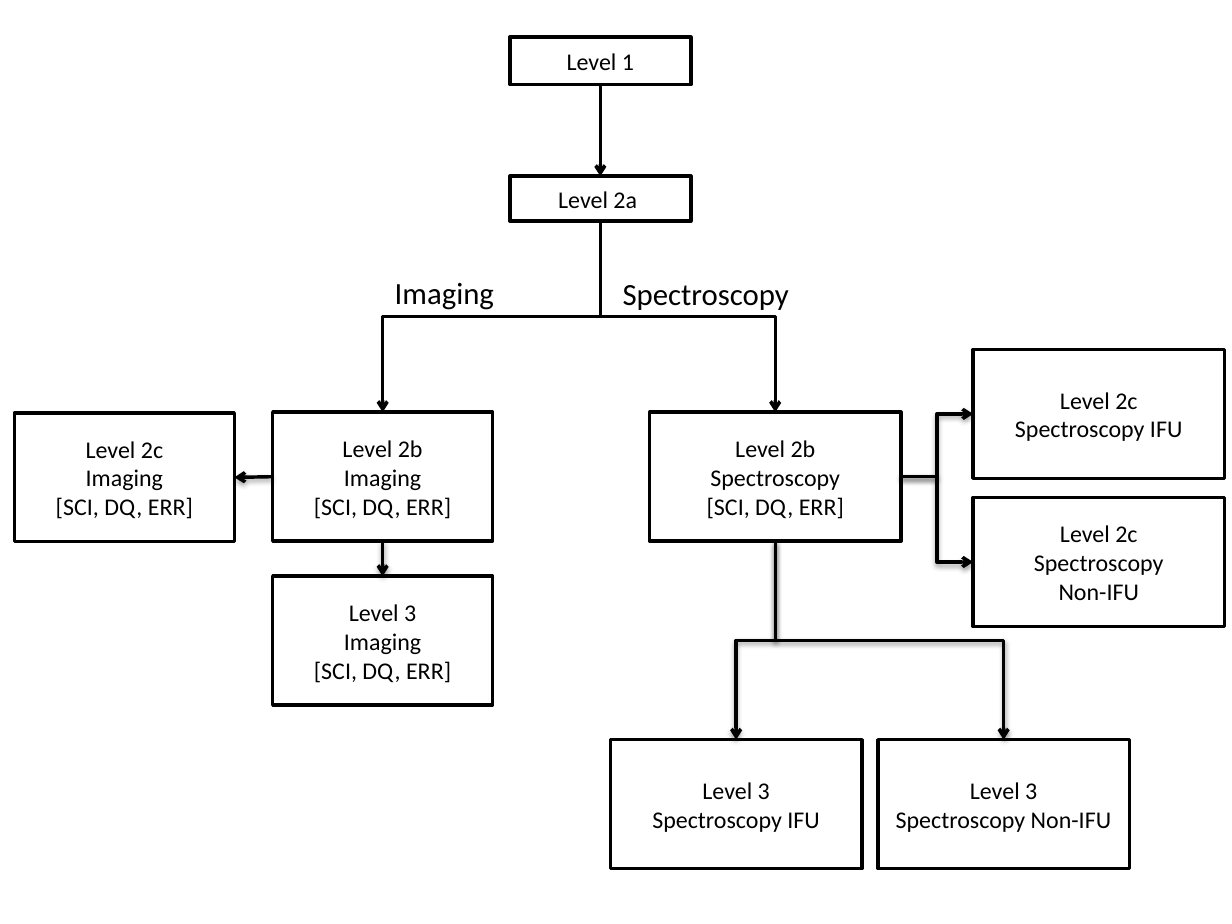
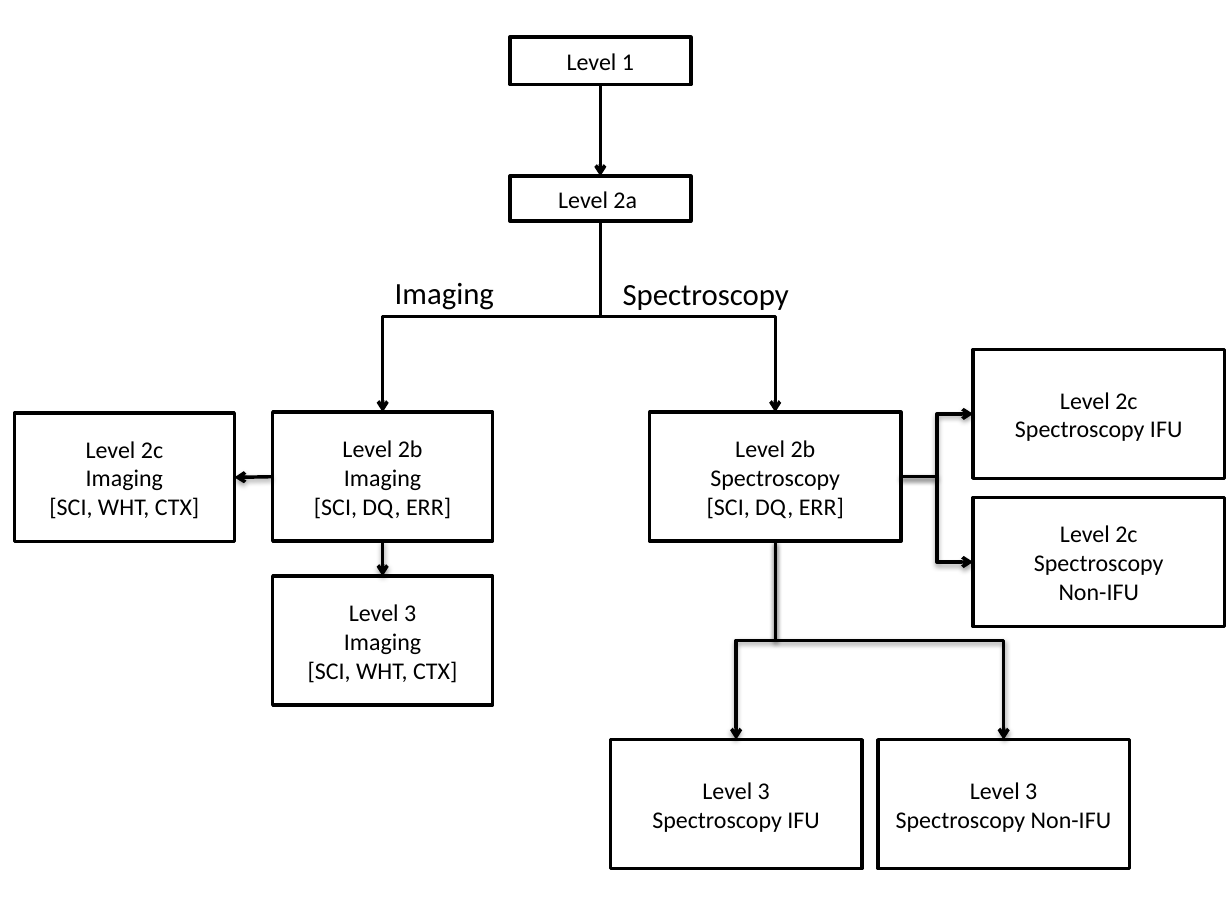
Before and after one commit to brechmos-stsci/jwst, a slide deck: slide 1 of docs/data_formats/source/images/data_format_levels.pptx. Drawn at 1232x924 pixels with LibreOffice and Linux fonts; fonts in the diff are those of the drawing. Boxes give left, top, right and bottom in pixels: in the first picture for what was removed or moved away, otherwise in the second. Text is boxed around its words. In the diff, an @@ line names an element or a change of style, - is before the commit and + after.

```diff
--- a/docs/data_formats/source/images/data_format_levels.pptx
+++ b/docs/data_formats/source/images/data_format_levels.pptx
@@ text in rectangle at (x1=49, y1=497, x2=199, y2=519): text changed @@
-[SCI, DQ, ERR]
+[SCI, WHT, CTX]
@@ text in rectangle at (x1=308, y1=661, x2=457, y2=683): text changed @@
-[SCI, DQ, ERR]
+[SCI, WHT, CTX]
```
Also in this commit, not shown: 1 other file.
